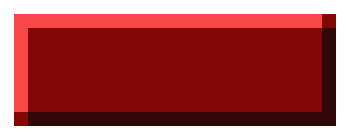
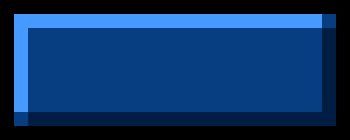
Layer changes from the first w=350, h=140 image to the second:
showed "图层 4" over [0, 0, 350, 140]
hid "图层 7" over [0, 0, 350, 140]
